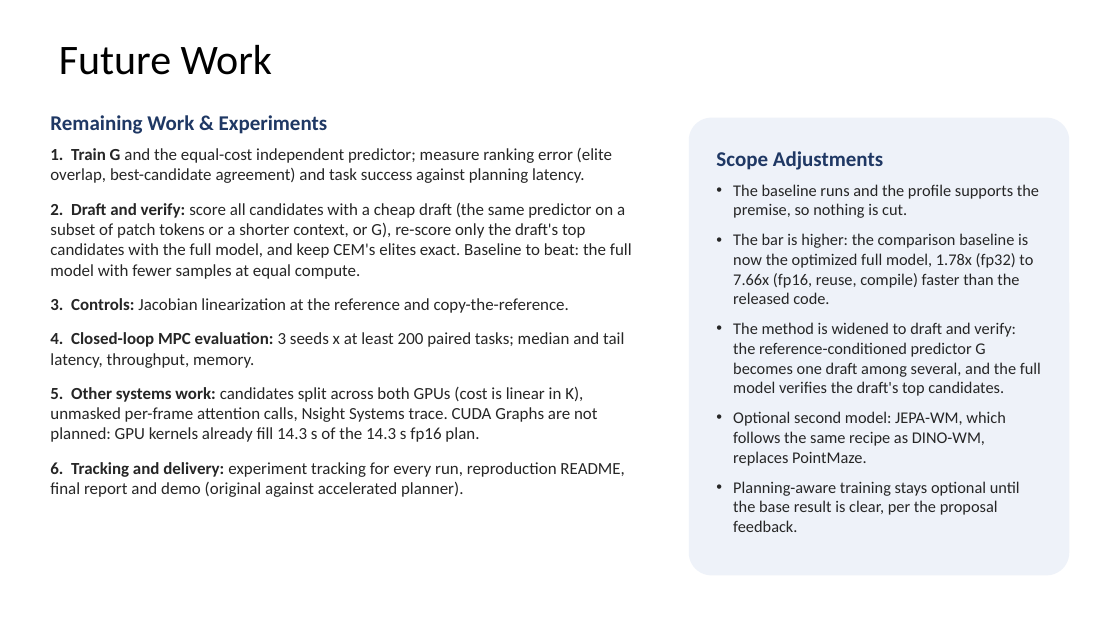
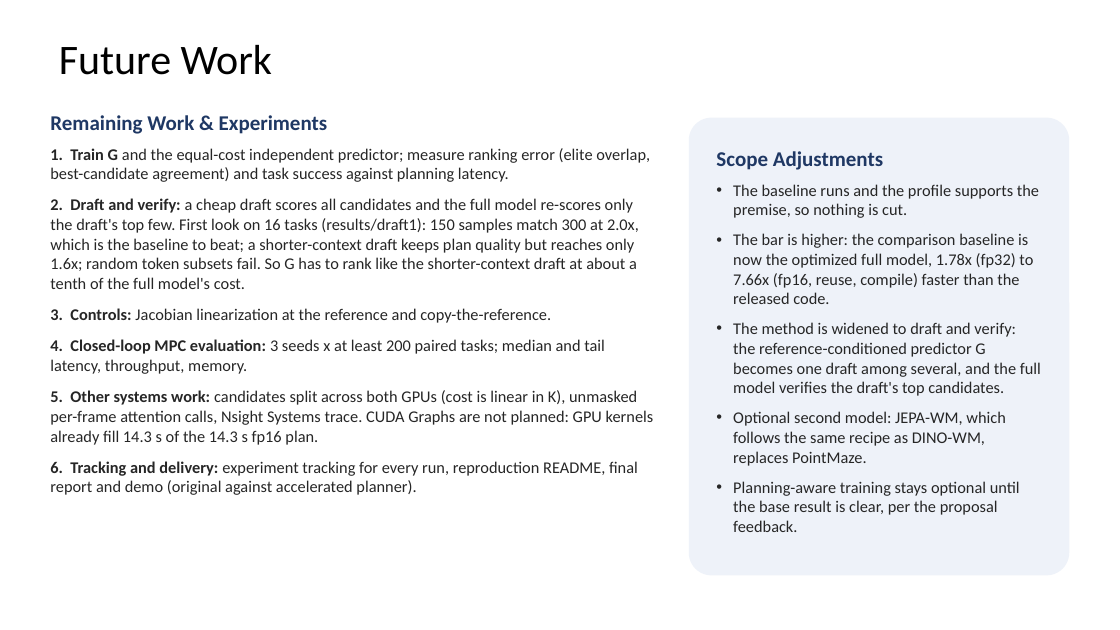
Before and after one commit to WT-MM/hpml-wm-planning, a slide deck: slide 9 of docs/HPML_Midpoint_Report_Team28.pptx. Drawn at 1120x630 pixels with LibreOffice and Linux fonts; fonts in the diff are those of the drawing. Boxes give left, top, right and bottom in pixels: in the first picture for what was removed or moved away, otherwise in the second. Text is boxed around its words. In the diff, an @@ line names an element or a change of style, - is before the commit and + after.

```diff
--- a/docs/HPML_Midpoint_Report_Team28.pptx
+++ b/docs/HPML_Midpoint_Report_Team28.pptx
@@ text at <box>50,148,654,495</box>: size 14.5 to 14 pt in "1. Train G and the equal-cost independent ...", "3. Controls: Jacobian linearization at the reference ...", "4. Closed-loop MPC evaluation: 3 seeds x ...", "5. Other systems work: candidates split across ..." and 1 more places; less space between paragraphs @@
@@ text at <box>50,198,639,289</box>: text changed; size 14.5 to 14 pt @@
-2. Draft and verify: score all candidates with a cheap draft (the same predictor on a subset of patch tokens or a shorter context, or G), re-score only the draft's top candidates with the full model, and keep CEM's elites exact. Baseline to beat: the full model with fewer samples at equal compute.
+2. Draft and verify: a cheap draft scores all candidates and the full model re-scores only the draft's top few. First look on 16 tasks (results/draft1): 150 samples match 300 at 2.0x, which is the baseline to beat; a shorter-context draft keeps plan quality but reaches only 1.6x; random token subsets fail. So G has to rank like the shorter-context draft at about a tenth of the full model's cost.
```
Also in this commit, not shown: 19 other files.
